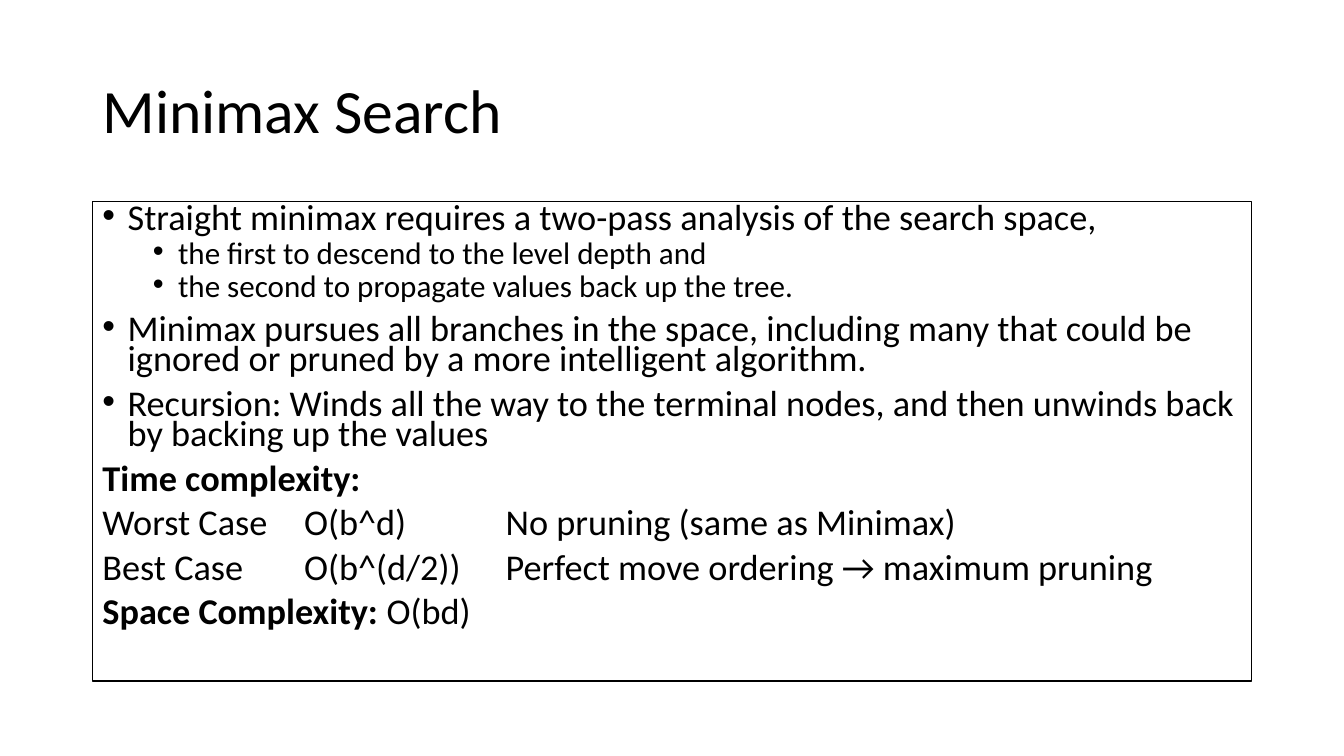
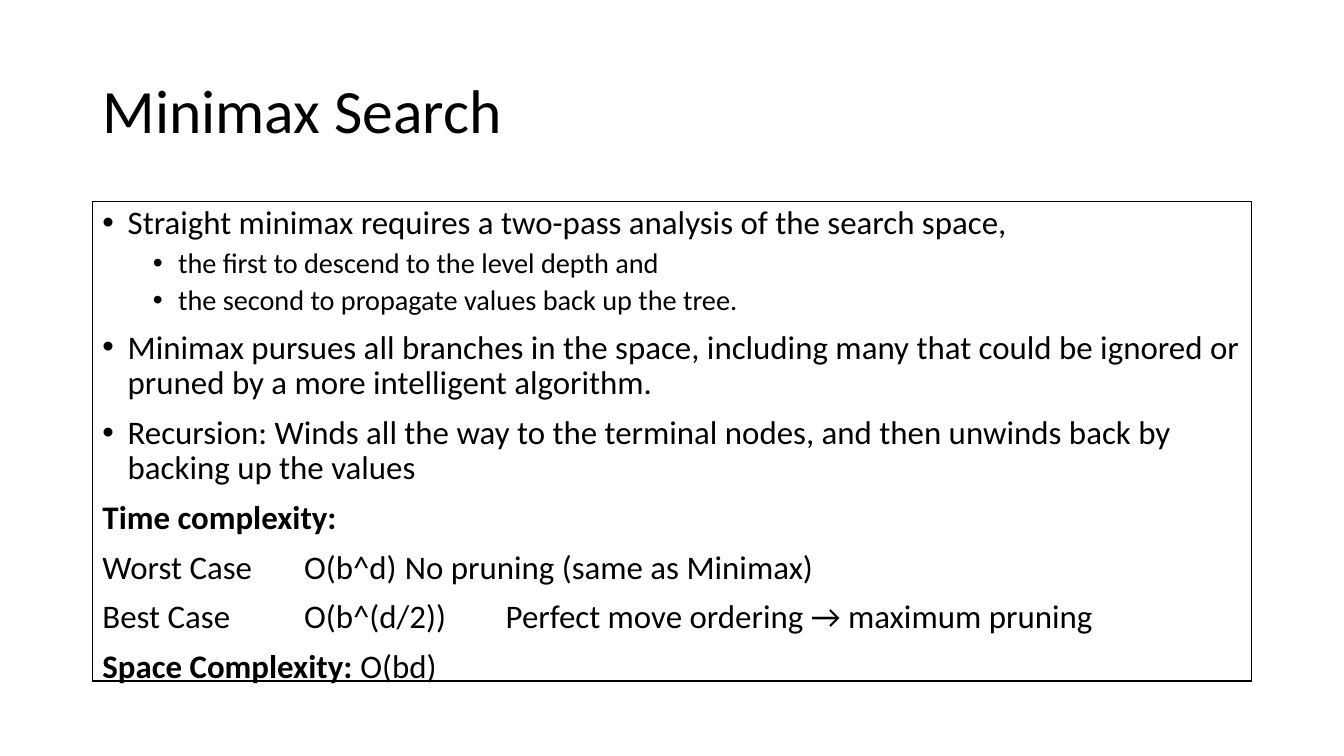
Before and after one commit to imranbuttcodes/SEMESTER_5, a slide deck: slide 30 of Artificial Intelligence/Course Material/Lec_09_Adverserial_Search_I.pptx. Drawn at 1344x756 pixels with LibreOffice and Linux fonts; fonts in the diff are those of the drawing. Boxes give left, top, right and bottom in pixels: in the first picture for what was removed or moved away, otherwise in the second. Text is boxed around its words. In the diff, an @@ line names an element or a change of style, - is before the commit and + after.

```diff
--- a/Artificial Intelligence/Course Material/Lec_09_Adverserial_Search_I.pptx
+++ b/Artificial Intelligence/Course Material/Lec_09_Adverserial_Search_I.pptx
@@ text "Straight minimax requires a two-pass ..." at <box>93,202,1252,682</box>: size 25.9 to 23.5 pt in "Straight minimax requires a two-pass analysis of ...", "Minimax pursues all branches in the space, ...", "Recursion: Winds all the way to the ...", "Time complexity:" and 3 more places; size 22.2 to 20.1 pt in "the first to descend to the level ...", "the second to propagate values back up ..."; line spacing 0.7 to 0.9; outline #000000 1 pt to #000000 0.99 pt @@
```
Also in this commit, not shown: 7 other slides changed, 7 other files.
